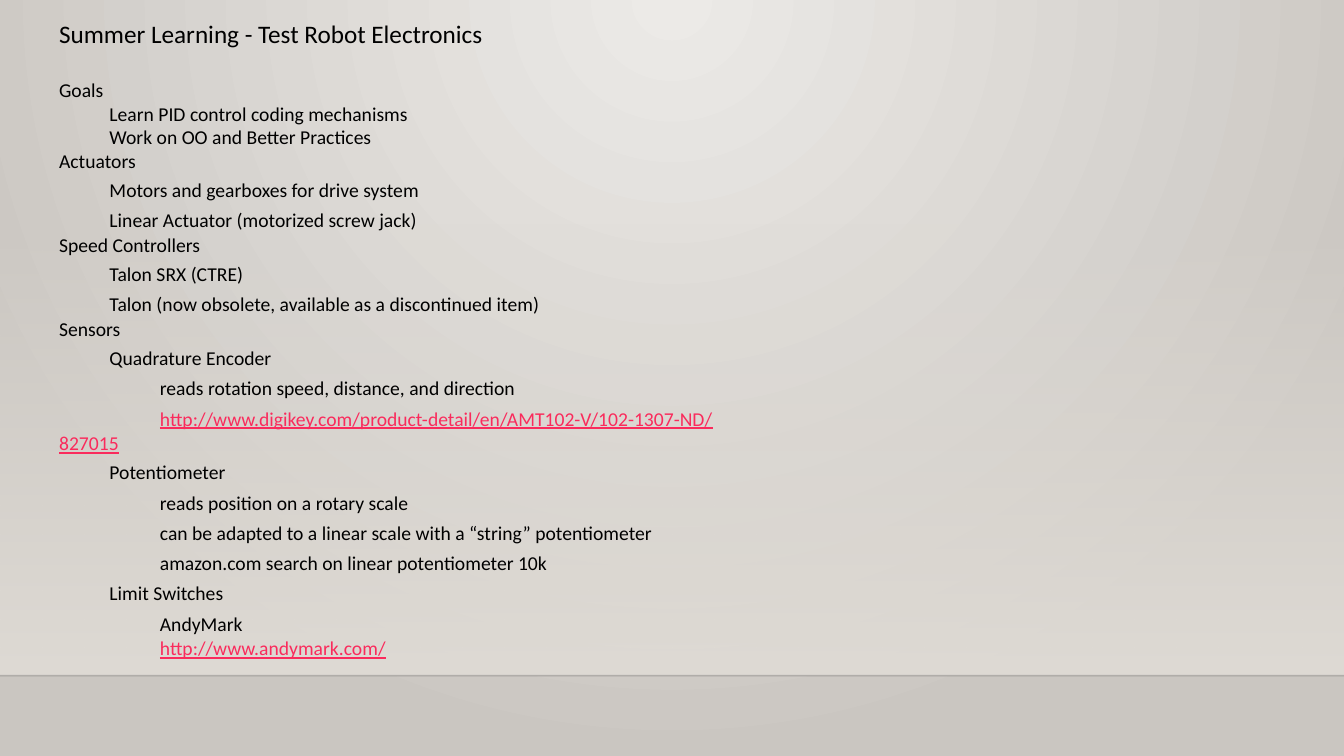
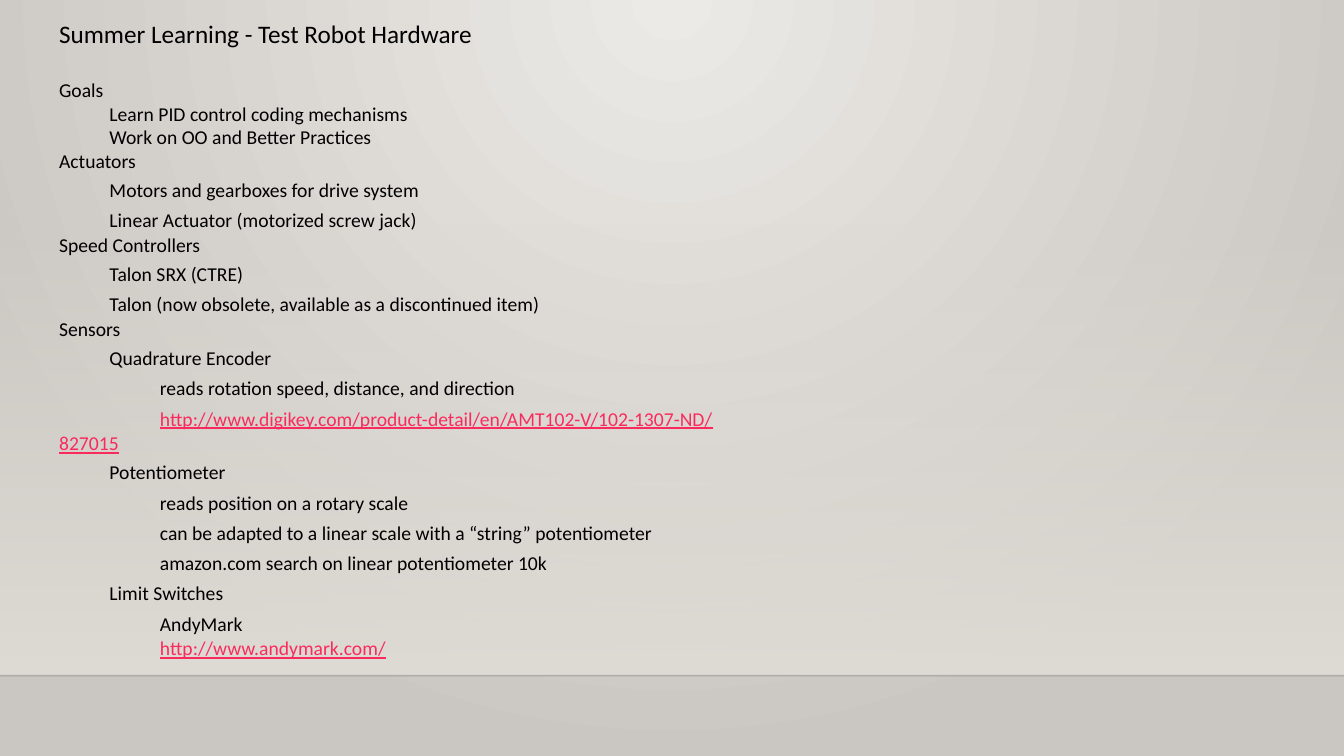
Before and after one commit to 4662FRCRobotics/Training, a slide deck: slide 6 of FRC 4662 Programming Intro.pptx. Drawn at 1344x756 pixels with LibreOffice and Linux fonts; fonts in the diff are those of the drawing; background and template pictures are left out. Boxes give left, top, right and bottom in pixels: in the first picture for what was removed or moved away, otherwise in the second. Text is boxed around its words. In the diff, an @@ line names an element or a change of style, - is before the commit and + after.

```diff
--- a/FRC 4662 Programming Intro.pptx
+++ b/FRC 4662 Programming Intro.pptx
@@ text at box(59, 25, 471, 48): text changed @@
-Summer Learning - Test Robot Electronics
+Summer Learning - Test Robot Hardware
```
Also in this commit, not shown: 3 other slides changed.
